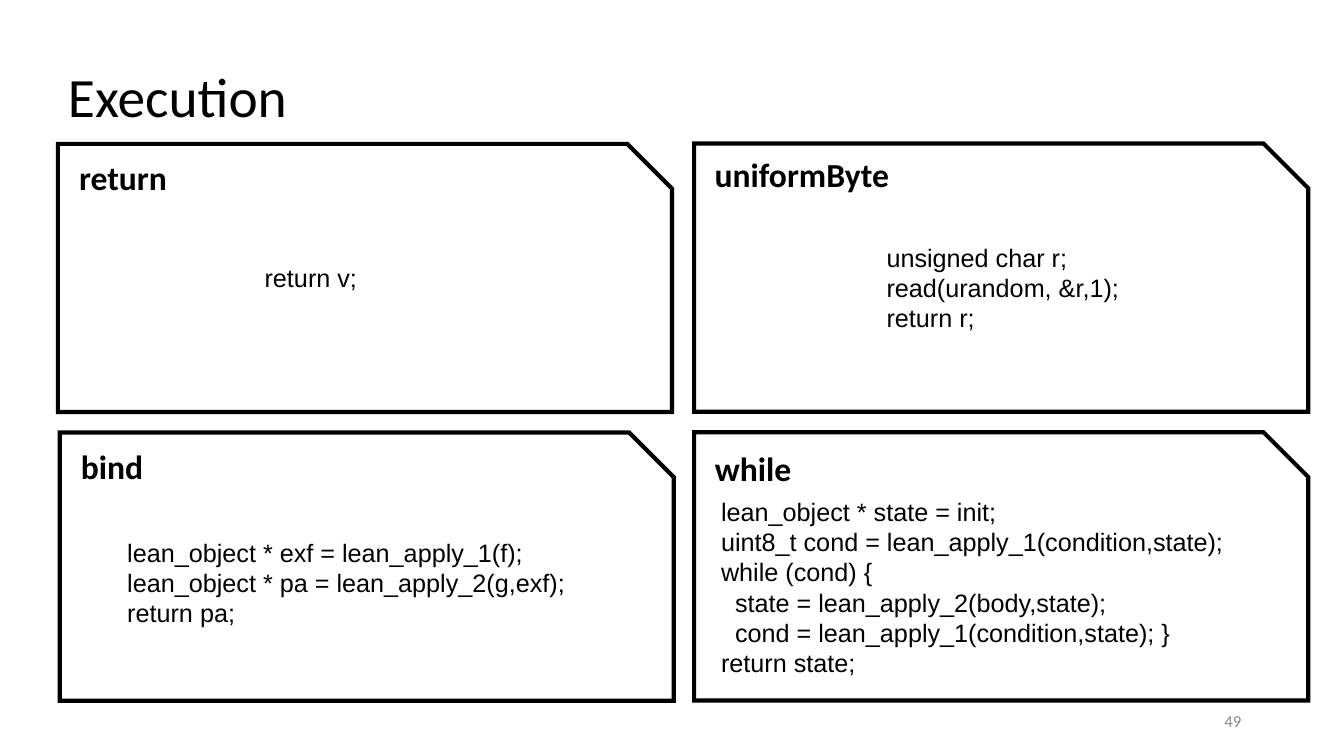
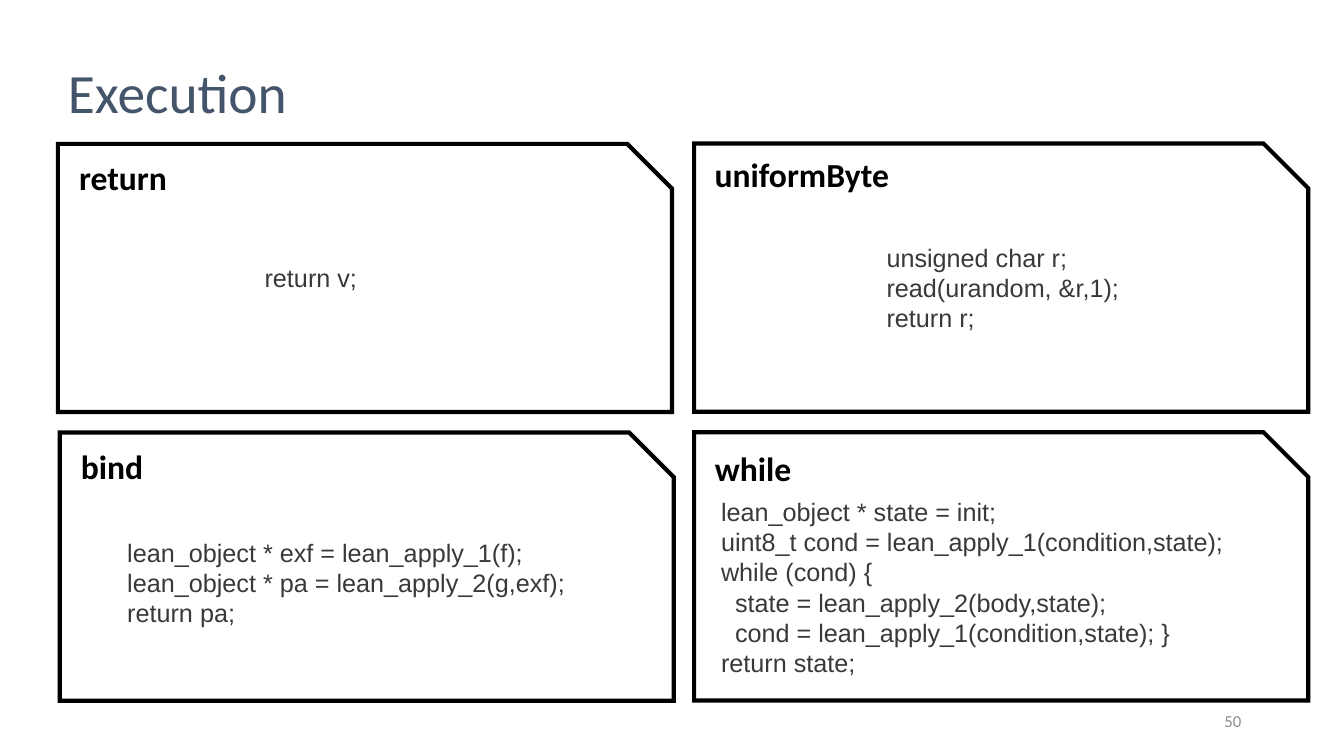
Before and after one commit to markusdemedeiros/markusdemedeiros.github.io, a slide deck: slide 50 of PLDI25 SampCert.pptx (slide 49 before the commit). Drawn at 1344x756 pixels with LibreOffice and Linux fonts; fonts in the diff are those of the drawing; background and template pictures are left out. Boxes give left, top, right and bottom in pixels: in the first picture for what was removed or moved away, otherwise in the second. Text is boxed around its words. In the diff, an @@ line names an element or a change of style, - is before the commit and + after.

```diff
--- a/PLDI25 SampCert.pptx
+++ b/PLDI25 SampCert.pptx
@@ text "Execution" at bbox=[68, 74, 287, 114]: text colour #000000 to #44546A; line spacing 0.9 to 0.7 @@
@@ text colour #000000 to #3B3838 in 4 elements at bbox=[265, 270, 357, 291], bbox=[127, 543, 565, 628], bbox=[887, 248, 1119, 331], bbox=[721, 502, 1223, 676] @@
@@ page number at bbox=[1224, 716, 1241, 727]: text changed @@
-49
+50
```
Also in this commit, not shown: 44 other slides changed, 1 slide added.
